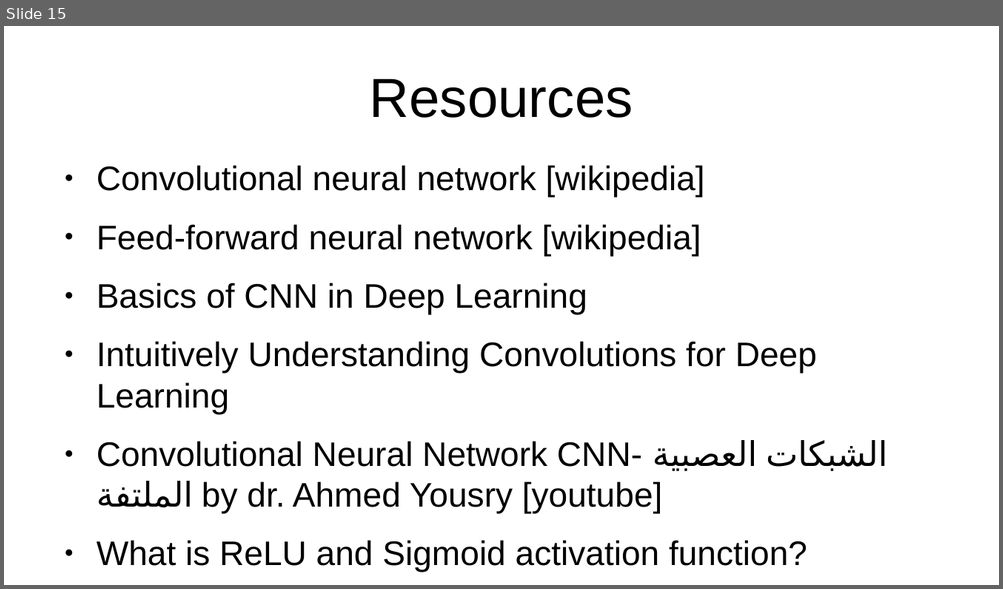
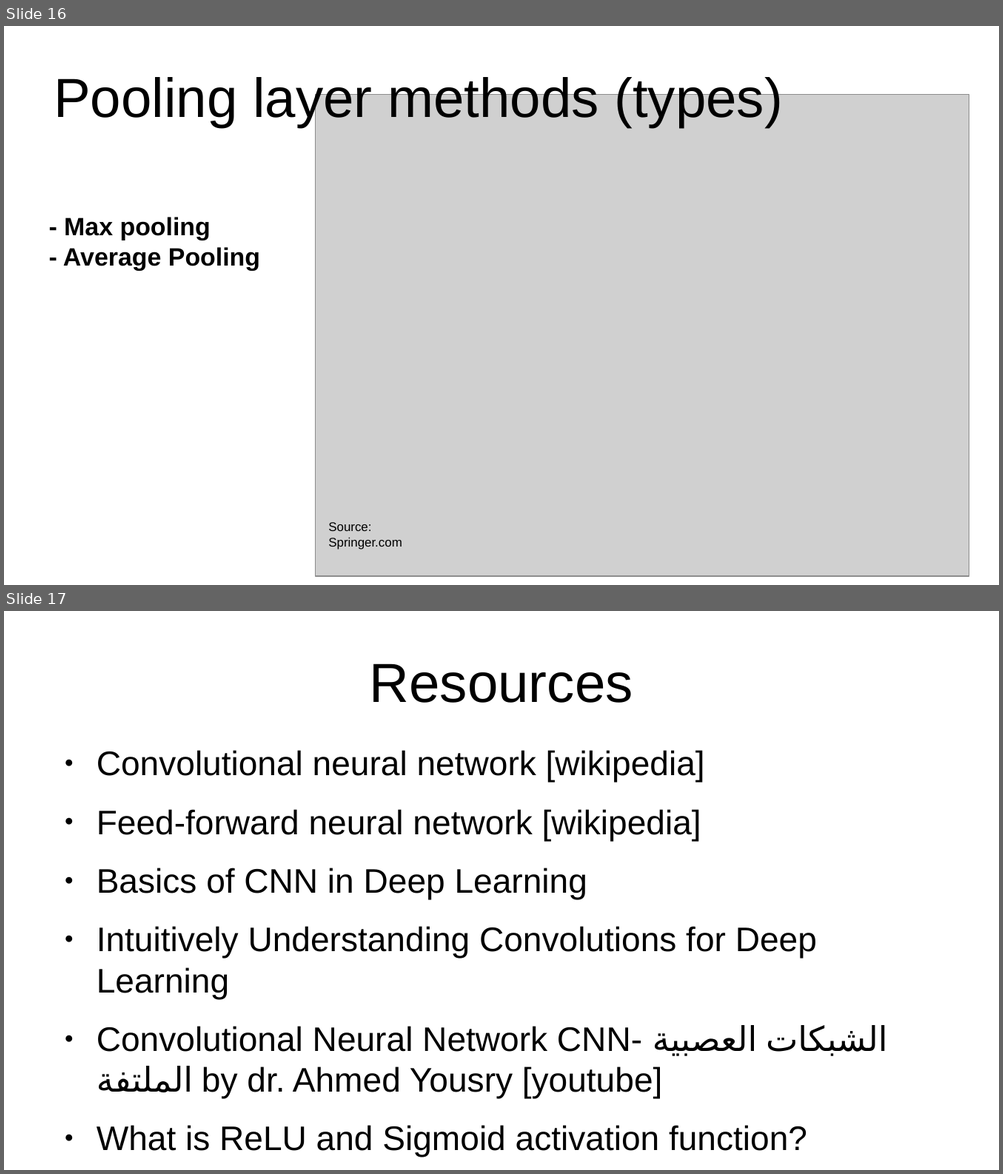
Before and after one commit to MoatasemGamal/ConvNN, a slide deck: CNN.odp. Shown one above the other, each under a label of ours: slide 15 before the commit, slides 16 and 17 after it. The pictures are 1003x589 and 1003x1174 pixels, drawn with LibreOffice and Linux fonts; fonts in the diff are those of the drawing; grey boxes stand for pictures. Boxes give left, top, right and bottom in pixels: in the first picture for what was removed or moved away, otherwise in the second. Text is boxed around its words. In the diff, an @@ line names an element or a change of style, - is before the commit and + after.

Commit message:
explain pooling layer in 2 slides

```diff
--- a/CNN.odp
+++ b/CNN.odp
@@ slide 16 added at [4,26,999,585], background #FFFFFF @@
@@ title added at [54,73,782,127], 44 pt, text #000000 @@
+Pooling layer methods (types)
@@ picture added at [316,95,969,577] @@
@@ text added at [63,217,260,271], 20 pt, text #000000, bold @@
+- Max pooling
+- Average Pooling
@@ text added at [328,523,401,550], 10 pt, text #000000 @@
+Source: Springer.com
@@ what was slide 15 is now slide 17 @@
```
Also in this commit, not shown: 1 other slide added, 1 other file.
